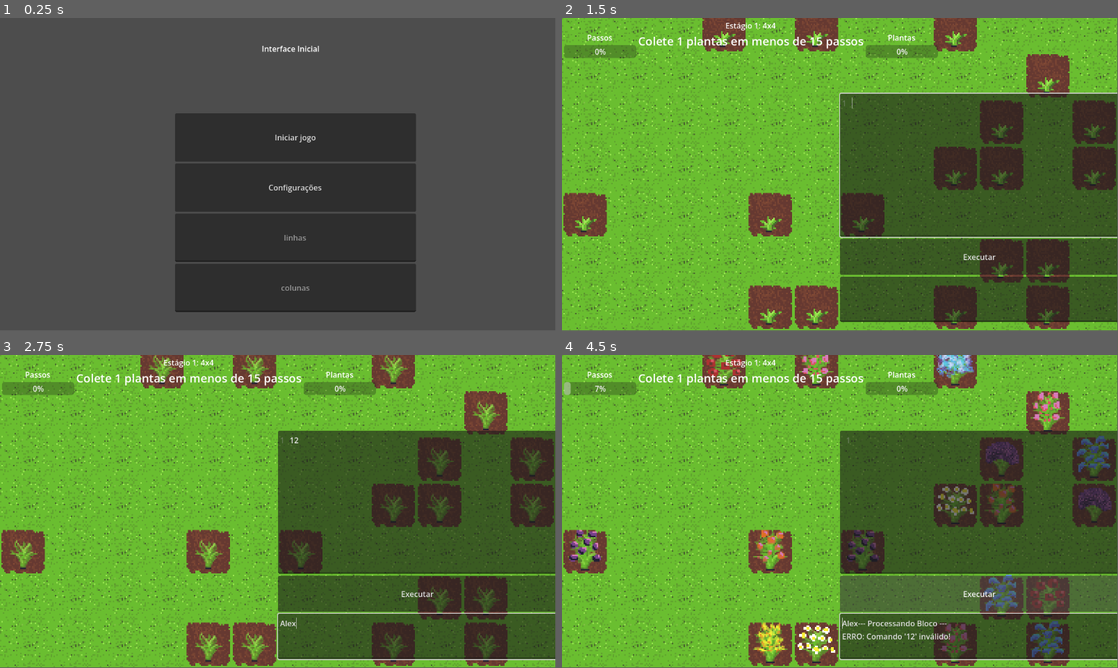
Above: before the commit, frames 1-4 (two rows, left to right).
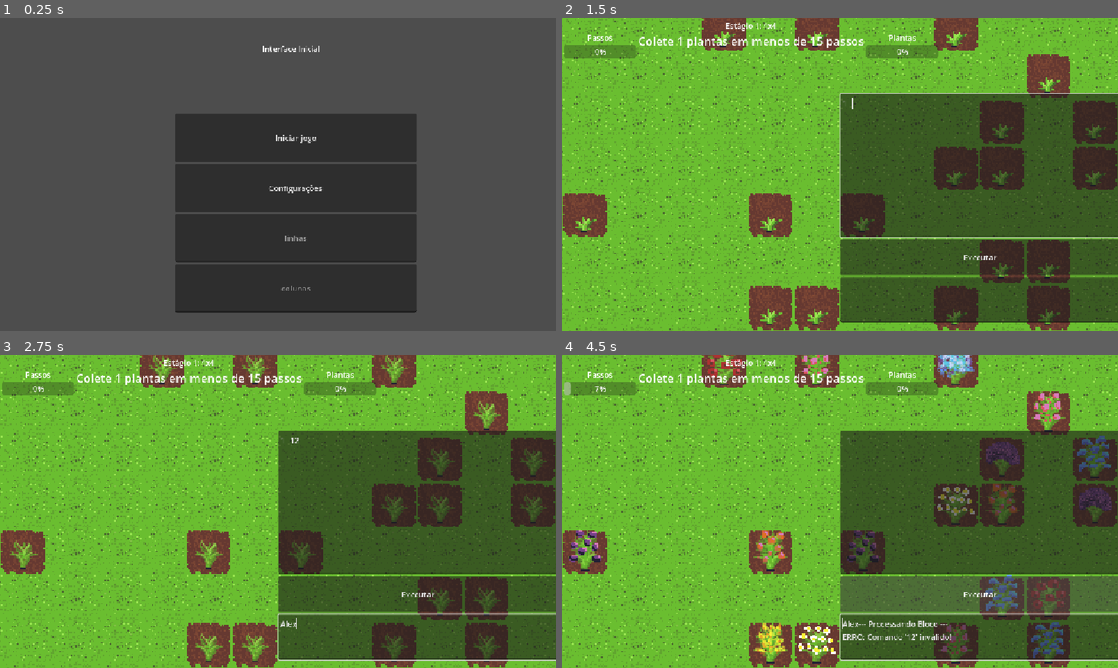
Above: after the commit, the same moments.

Repository: GameLab-UERJ/Monitoria-Estruturas-Algoritmos
Game: Godot game, scene res://scenes/control.tscn
Two runs of this game, one before a commit and one after it. Both use one fixed random seed, a clock stepped at 60 frames per second and the inputs below.
Inputs (mouse positions are in pixels of both pictures, inside the frame that each line leads up to):
- Up to frame 1 (0.25 s): no input
- Up to frame 2 (1.5 s): click (856, 237) at 0.52 s; type "12" at 0.6 s; click (856, 287) at 0.75 s; type "12" at 0.83 s; click "Iniciar jogo" at 1.25 s
- Up to frame 3 (2.75 s): click (417, 502) at 2.02 s; type "12" at 2.1 s; click (417, 636) at 2.25 s; type "Alex" at 2.33 s
- Up to frame 4 (4.5 s): click "Executar" at 2.75 s; hold Right (ui_right) 3.53-4.28 s; tap Enter at 4.25 s; hold Down (ui_down) from 4.28 s (still down)
In our replay, the window is 799x449 before the commit and 800x450 after it. These sizes can differ from the game's own. Grey fills any space a smaller window leaves; there, only what the larger window draws over its background counts as a difference.

The runs differ from the first frame. In frame 1, 0.6% of the frame differs, in the area x 31-75%, y 8-95%; in frame 2, 8.7%; in frame 3, 9.2%; in frame 4, 11%, in the area x 0-100%, y 0-100%.

Commit message:
Sprint 9: Adicionando função 'if' e ajeitando a câmera nos estágios diferentes

Diff:
--- a/project.godot
+++ b/project.godot
@@ -15,6 +15,10 @@
 config/features=PackedStringArray("4.6", "Forward Plus")
 config/icon="res://icon.svg"
 
+[display]
+
+window/stretch/mode="canvas_items"
+
 [physics]
 
 3d/physics_engine="Jolt Physics"
--- a/scenes/nivel2.tscn
+++ b/scenes/nivel2.tscn
@@ -18,6 +18,8 @@
 colunas_custom = 8
 
 [node name="Camera2D" type="Camera2D" parent="TileMapLayer" unique_id=430428835]
+offset = Vector2(200, -100)
+zoom = Vector2(0.75, 0.75)
 
 [node name="Player" parent="." unique_id=1531125137 groups=["player"] instance=ExtResource("3_4wggy")]
 position = Vector2(349, 220)
--- a/scenes/nivel3.tscn
+++ b/scenes/nivel3.tscn
@@ -18,6 +18,8 @@
 colunas_custom = 8
 
 [node name="Camera2D" type="Camera2D" parent="TileMapLayer" unique_id=430428835]
+offset = Vector2(200, -200)
+zoom = Vector2(0.75, 0.75)
 
 [node name="Player" parent="." unique_id=1531125137 groups=["player"] instance=ExtResource("3_gcwk2")]
 position = Vector2(349, 220)
--- a/scripts/prompt_de_comando.gd
+++ b/scripts/prompt_de_comando.gd
@@ -4,6 +4,7 @@
 @onready var game_manager = $"../../GameManager"
 
 const COMANDOS_VALIDOS = ["move_left", "move_right", "move_up", "move_down", "plant", "collect"]
+const CONDICOES_VALIDAS = ["pode_plantar", "pode_colher"]
 var actions = []
 
 func _ready():
@@ -26,12 +27,17 @@
 		if linha_limpa.is_empty():
 			i += 1
 			continue
-		var regex = RegEx.new()
-		regex.compile("^repeat\\((\\d+)\\):$")
-		var resultado = regex.search(linha_limpa)
 
-		if resultado:
-			var n = resultado.get_string(1).to_int()
+		var regex_repeat = RegEx.new()
+		regex_repeat.compile("^repeat\\((\\d+)\\):$")
+		var resultado_repeat = regex_repeat.search(linha_limpa)
+
+		var regex_if = RegEx.new()
+		regex_if.compile("^if\\s+(\\w+)\\s*:$")
+		var resultado_if = regex_if.search(linha_limpa)
+
+		if resultado_repeat:
+			var n = resultado_repeat.get_string(1).to_int()
 			if n <= 0:
 				historico.text += "ERRO: repeat() precisa de número maior que zero.\n"
 				return true
@@ -60,6 +66,36 @@
 			for _rep in range(n):
 				for cmd in cmds_bloco:
 					actions.append(cmd)
+
+		elif resultado_if:
+			var condicao = resultado_if.get_string(1)
+			if not condicao in CONDICOES_VALIDAS:
+				historico.text += "ERRO: Condição '" + condicao + "' inválida!\n"
+				return true
+			var cmds_bloco = []
+			i += 1
+			while i < linhas.size():
+				var prox = linhas[i]
+				if prox.length() > 0 and (prox[0] == "\t" or prox[0] == " "):
+					var cmd = prox.strip_edges()
+					if cmd.is_empty():
+						i += 1
+						continue
+					if cmd in COMANDOS_VALIDOS:
+						cmds_bloco.append(cmd)
+						historico.text += "> Bloco if: " + cmd + "\n"
+					else:
+						historico.text += "ERRO: Comando '" + cmd + "' inválido dentro de if!\n"
+						return true
+					i += 1
+				else:
+					break
+			if cmds_bloco.is_empty():
+				historico.text += "ERRO: if sem comandos dentro do bloco.\n"
+				return true
+			historico.text += "> Condição registrada: if " + condicao + "\n"
+			actions.append({"tipo": "if", "condicao": condicao, "comandos": cmds_bloco})
+
 		else:
 			if linha_limpa in COMANDOS_VALIDOS:
 				actions.append(linha_limpa)
@@ -76,36 +112,55 @@
 	var player = get_node("../../Player")
 
 	for acao in actions:
-		var sucesso = false
-		var erro_msg = ""
-		match acao:
-			"move_left", "move_right", "move_up", "move_down":
-				var pos_antes = player.position
-				player.mover_por_comando(acao)
-				await get_tree().create_timer(0.2).timeout
-				if player.position.distance_to(pos_antes) > 1.0:
-					sucesso = true
-				else:
-					erro_msg = "Movimento bloqueado!"
-			"plant":
-				player.mover_por_comando("plant")
-				await player.movement_finished
-				sucesso = mapa.tentar_plantar(player.position)
-				if not sucesso:
-					erro_msg = "Solo inválido!"
-			"collect":
-				player.mover_por_comando("collect")
-				await player.movement_finished
-				sucesso = mapa.tentar_colher(player.position)
-				if sucesso:
-					game_manager.add_fruit()
-				else:
-					erro_msg = "Nada para colher!"
+		if acao is Dictionary and acao.get("tipo") == "if":
+			var condicao_ok = false
+			match acao.condicao:
+				"pode_plantar":
+					condicao_ok = mapa.pode_plantar(player.position)
+				"pode_colher":
+					condicao_ok = mapa.pode_colher(player.position)
 
-		if sucesso:
-			historico.text += "> " + acao + " realizado.\n"
+			historico.text += "> if " + acao.condicao + " -> " + str(condicao_ok) + "\n"
+
+			if condicao_ok:
+				for cmd in acao.comandos:
+					await _executar_um_comando(cmd, mapa, player)
+			else:
+				historico.text += "> Condição falsa, bloco ignorado.\n"
 		else:
-			historico.text += "ERRO em " + acao + ": " + erro_msg + "\n"
+			await _executar_um_comando(acao, mapa, player)
 
 	actions.clear()
 	historico.text += "--- Concluído ---\n"
+
+func _executar_um_comando(acao: String, mapa, player) -> void:
+	var sucesso = false
+	var erro_msg = ""
+	match acao:
+		"move_left", "move_right", "move_up", "move_down":
+			var pos_antes = player.position
+			player.mover_por_comando(acao)
+			await get_tree().create_timer(0.2).timeout
+			if player.position.distance_to(pos_antes) > 1.0:
+				sucesso = true
+			else:
+				erro_msg = "Movimento bloqueado!"
+		"plant":
+			player.mover_por_comando("plant")
+			await player.movement_finished
+			sucesso = mapa.tentar_plantar(player.position)
+			if not sucesso:
+				erro_msg = "Solo inválido!"
+		"collect":
+			player.mover_por_comando("collect")
+			await player.movement_finished
+			sucesso = mapa.tentar_colher(player.position)
+			if sucesso:
+				game_manager.add_fruit()
+			else:
+				erro_msg = "Nada para colher!"
+
+	if sucesso:
+		historico.text += "> " + acao + " realizado.\n"
+	else:
+		historico.text += "ERRO em " + acao + ": " + erro_msg + "\n"
--- a/scripts/tile_map_layer.gd
+++ b/scripts/tile_map_layer.gd
@@ -75,3 +75,15 @@
 	set_cell(pos_grid, 0, Vector2i(0, 0))
 	dados_plantas[pos_grid] = {"status": "terra", "segundos": 0}
 	return true
+
+func pode_plantar(player_pos: Vector2) -> bool:
+	var pos_grid = local_to_map(player_pos / 3.0)
+	if not dados_plantas.has(pos_grid):
+		return false
+	return dados_plantas[pos_grid].status == "terra"
+
+func pode_colher(player_pos: Vector2) -> bool:
+	var pos_grid = local_to_map(player_pos / 3.0)
+	if not dados_plantas.has(pos_grid):
+		return false
+	return dados_plantas[pos_grid].status == "flor"
